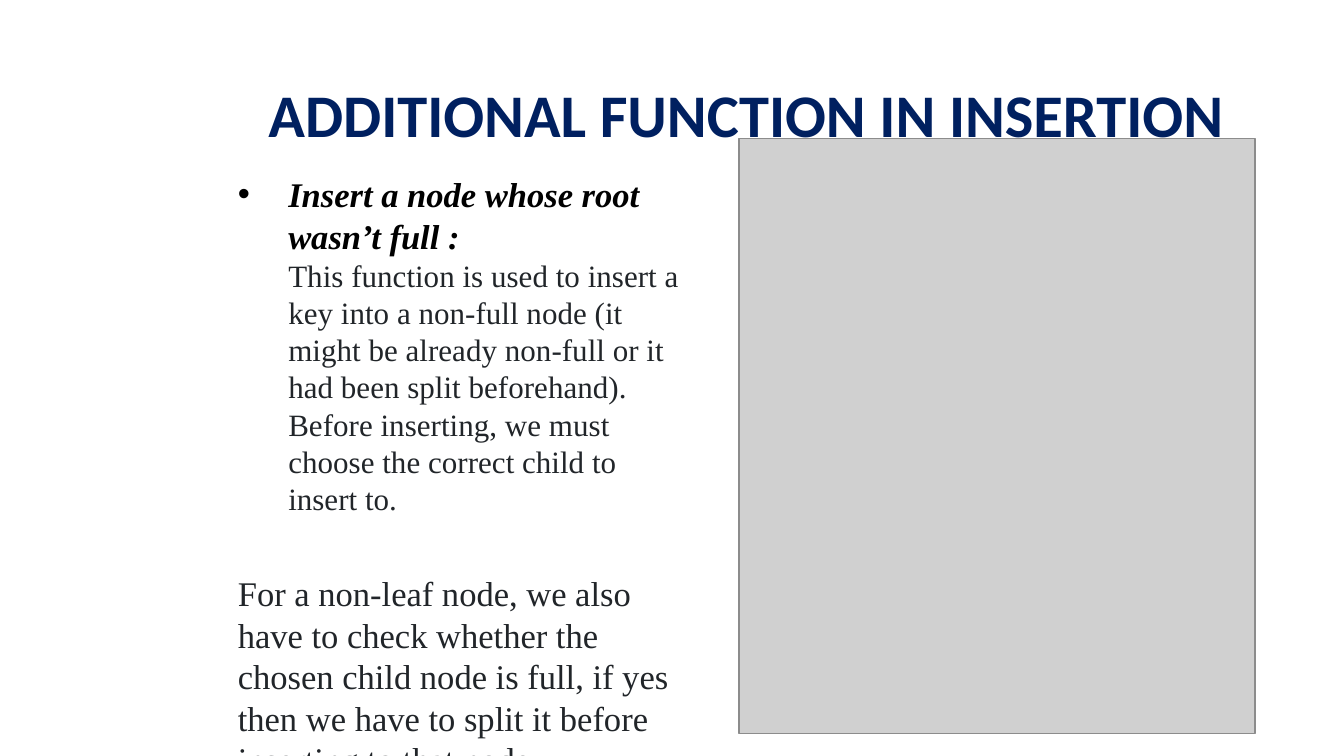
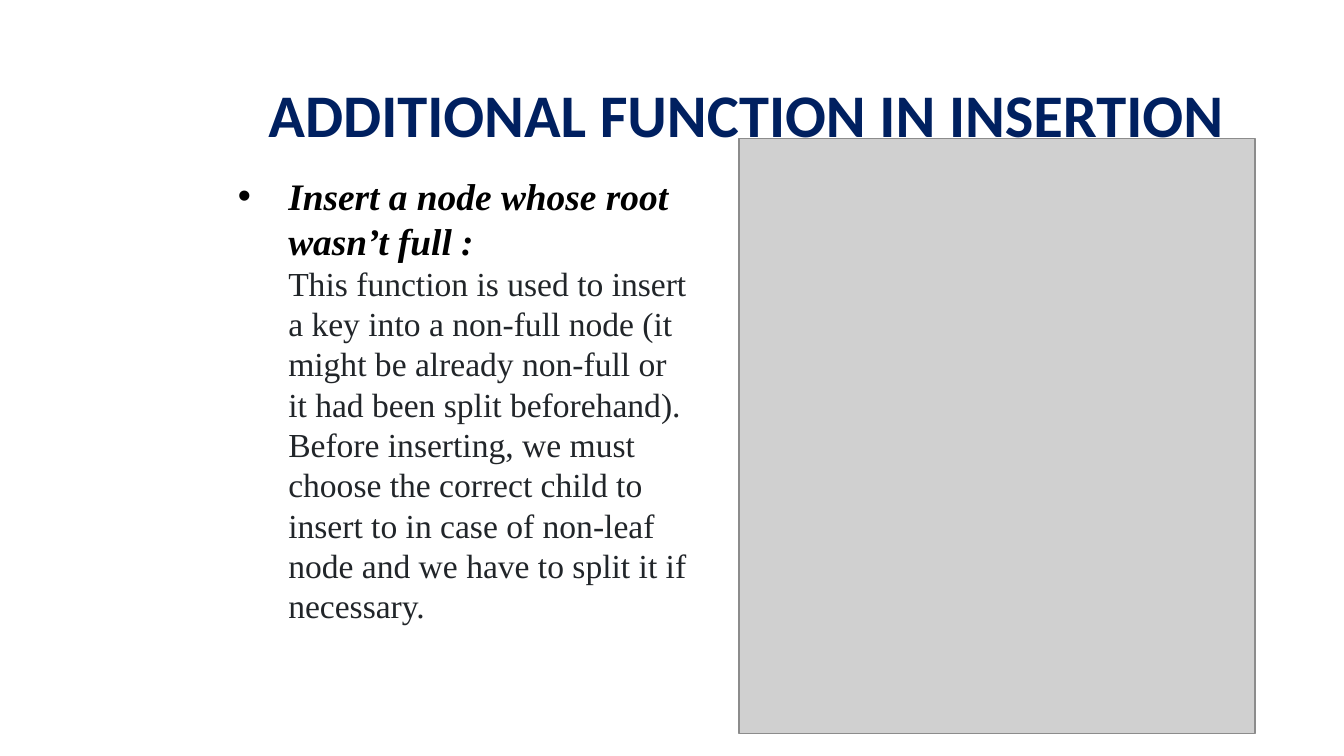
Before and after one commit to viettungvuong/Seminar, a slide deck: slide 28 of Seminar.pptx. Drawn at 1344x756 pixels with LibreOffice and Linux fonts; fonts in the diff are those of the drawing; grey boxes stand for pictures; background and template pictures are left out. Boxes give left, top, right and bottom in pixels: in the first picture for what was removed or moved away, otherwise in the second. Text is boxed around its words. In the diff, an @@ line names an element or a change of style, - is before the commit and + after.

```diff
--- a/Seminar.pptx
+++ b/Seminar.pptx
@@ text at (x1=288, y1=184, x2=687, y2=625): text changed; size 16.6 to 18 pt @@
-• Insert a node whose root wasn’t full :
-  This function is used to insert a key into a non-full node (it might be already non-full or it had been split beforehand). Before inserting, we must choose the correct child to insert to.
-For a non-leaf node, we also have to check whether the chosen child node is full, if yes then we have to split it before inserting to that node.
+• Insert a node whose root wasn’t full :
+  This function is used to insert a key into a non-full node (it might be already non-full or it had been split beforehand). Before inserting, we must choose the correct child to insert to in case of non-leaf node and we have to split it if necessary.
```
Also in this commit, not shown: 1 other file.
